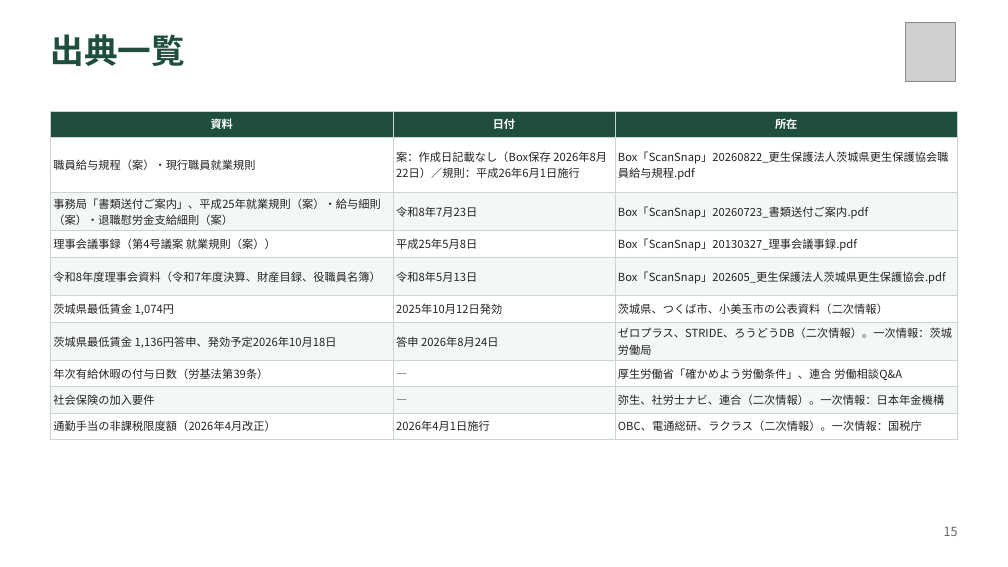
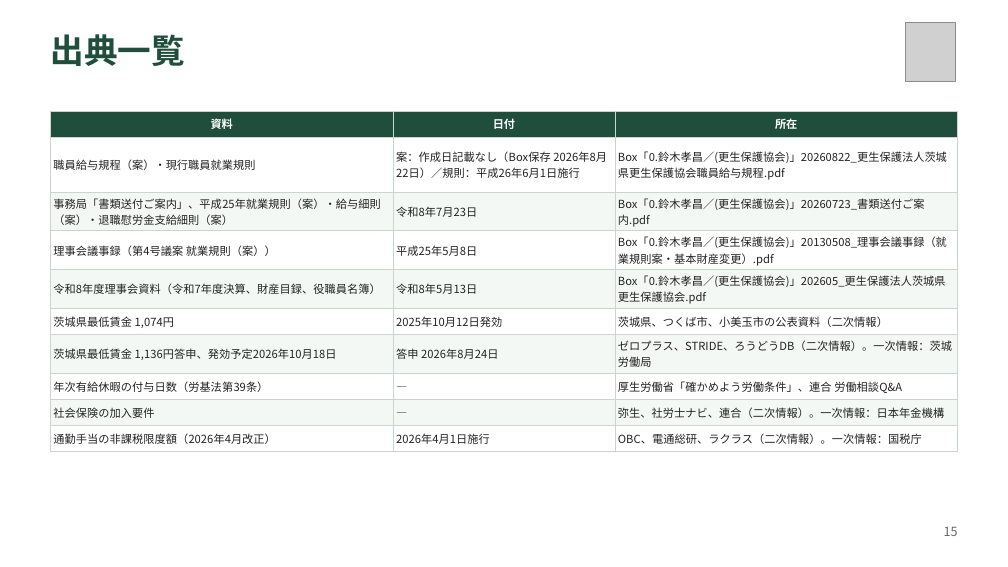
Before and after one commit to TakaS-JP/ClaudeGitHub, a slide deck: slide 15 of docs/ibaraki-kouseihogo/職員給与規程案_説明資料案_2026-09.pptx. Drawn at 1008x567 pixels with LibreOffice and Linux fonts; fonts in the diff are those of the drawing; grey boxes stand for pictures. Boxes give left, top, right and bottom in pixels: in the first picture for what was removed or moved away, otherwise in the second. Text is boxed around its words. In the diff, an @@ line names an element or a change of style, - is before the commit and + after.

```diff
--- a/docs/ibaraki-kouseihogo/職員給与規程案_説明資料案_2026-09.pptx
+++ b/docs/ibaraki-kouseihogo/職員給与規程案_説明資料案_2026-09.pptx
@@ table at (50,111,958,448) @@
-row 2, column 3: Box「ScanSnap」20260822_更生保護法人茨城県更生保護協会職員給与規程.pdf
+row 2, column 3: Box「0.鈴木孝昌／(更生保護協会)」20260822_更生保護法人茨城県更生保護協会職員給与規程.pdf
-row 3, column 3: Box「ScanSnap」20260723_書類送付ご案内.pdf
+row 3, column 3: Box「0.鈴木孝昌／(更生保護協会)」20260723_書類送付ご案内.pdf
-row 4, column 3: Box「ScanSnap」20130327_理事会議事録.pdf
+row 4, column 3: Box「0.鈴木孝昌／(更生保護協会)」20130508_理事会議事録（就業規則案・基本財産変更）.pdf
-row 5, column 3: Box「ScanSnap」202605_更生保護法人茨城県更生保護協会.pdf
+row 5, column 3: Box「0.鈴木孝昌／(更生保護協会)」202605_更生保護法人茨城県更生保護協会.pdf
```
Also in this commit, not shown: 6 other slides changed, 18 other files.
